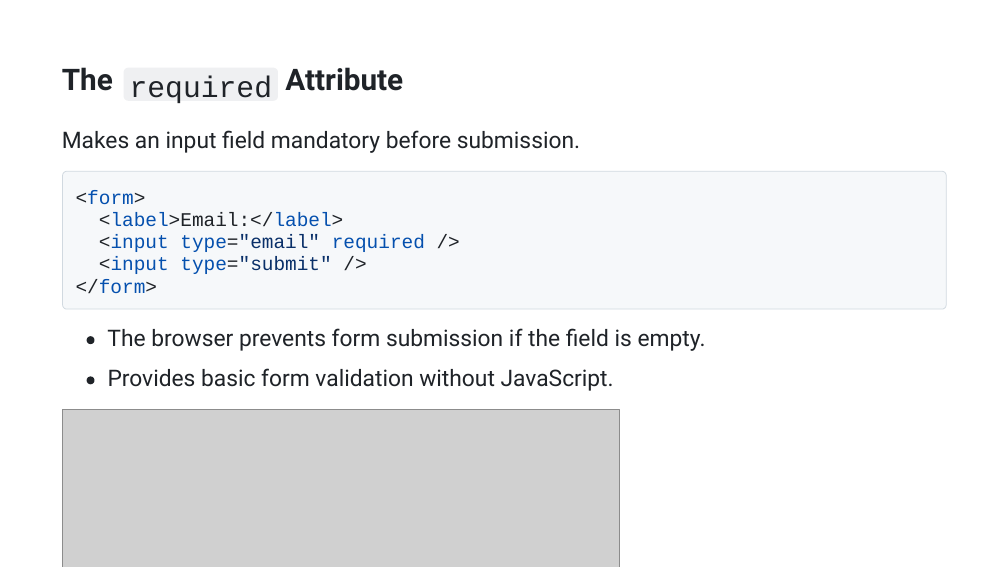
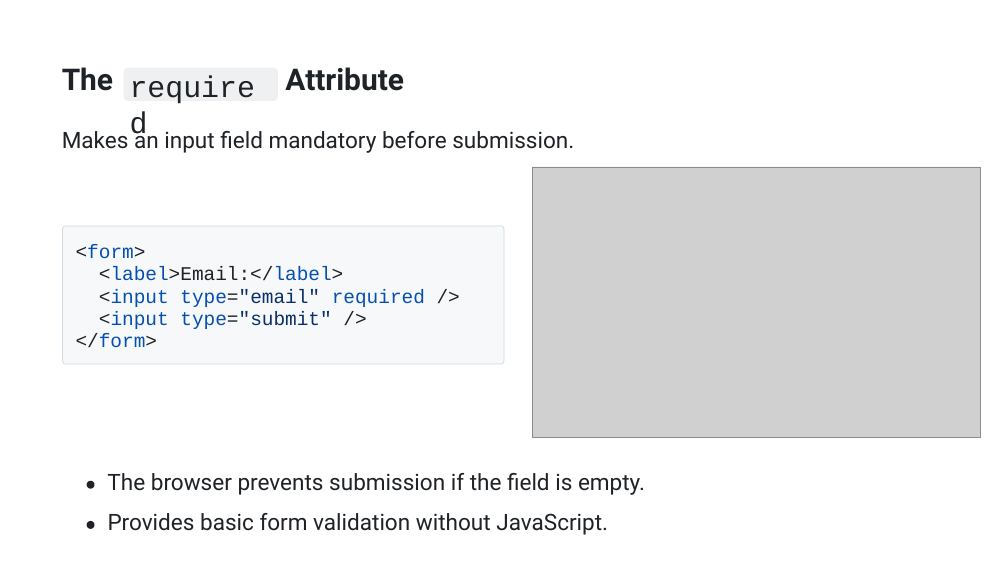
Before and after one commit to AhmedOsman101/Obsidian, a slide deck: slide 12 of src/College/yearTwo/firstTerm/WebDevelopment/tasks/presentation.pptx (slide 13 before the commit). Drawn at 1008x567 pixels with LibreOffice and Linux fonts; fonts in the diff are those of the drawing; grey boxes stand for pictures. Boxes give left, top, right and bottom in pixels: in the first picture for what was removed or moved away, otherwise in the second. Text is boxed around its words. In the diff, an @@ line names an element or a change of style, - is before the commit and + after.

```diff
--- a/src/College/yearTwo/firstTerm/WebDevelopment/tasks/presentation.pptx
+++ b/src/College/yearTwo/firstTerm/WebDevelopment/tasks/presentation.pptx
@@ text "required" at (332, 290, 425, 307): size 28.3 to 28.5 pt @@
@@ text "Makes an input ﬁeld mandatory ..." at (62, 128, 574, 153): size 21.7 to 21.5 pt @@
@@ picture: place and size @@
-picture at (62, 410, 619, 567)
+picture at (532, 167, 981, 438)
@@ freeform shape: place and size @@
-freeform shape at (63, 172, 947, 309)
+freeform shape at (63, 226, 504, 364)
@@ freeform shape: place and size @@
-freeform shape at (63, 172, 947, 309)
+freeform shape at (63, 226, 504, 364)
@@ text at (76, 245, 146, 258): text changed @@
-</form>
+<form>
@@ 3 texts: place and size @@
-3 texts at (99, 212, 425, 274)
+3 texts at (99, 267, 344, 329)
@@ text at (76, 334, 158, 347): text changed @@
-<form>
+</form>
@@ text at (107, 473, 645, 495): text changed; size 21.7 to 21.5 pt @@
-The browser prevents form submission if the ﬁeld is empty.
+The browser prevents submission if the ﬁeld is empty.
@@ freeform shape: place and size @@
-freeform shape at (87, 377, 95, 384)
+freeform shape at (87, 481, 95, 488)
@@ text "Provides basic form validation without ..." at (108, 513, 608, 535): size 21.7 to 21.5 pt @@
@@ text "Provides basic form validation without ...": place and size @@
-text "Provides basic form validation without ..." at (108, 368, 614, 391)
+text "Provides basic form validation without ..." at (108, 513, 608, 535)
@@ freeform shape: place and size @@
-freeform shape at (87, 337, 95, 344)
+freeform shape at (87, 521, 95, 529)
```
Also in this commit, not shown: 40 other slides changed, 1 slide added, 3 slides removed, 1 other file.
